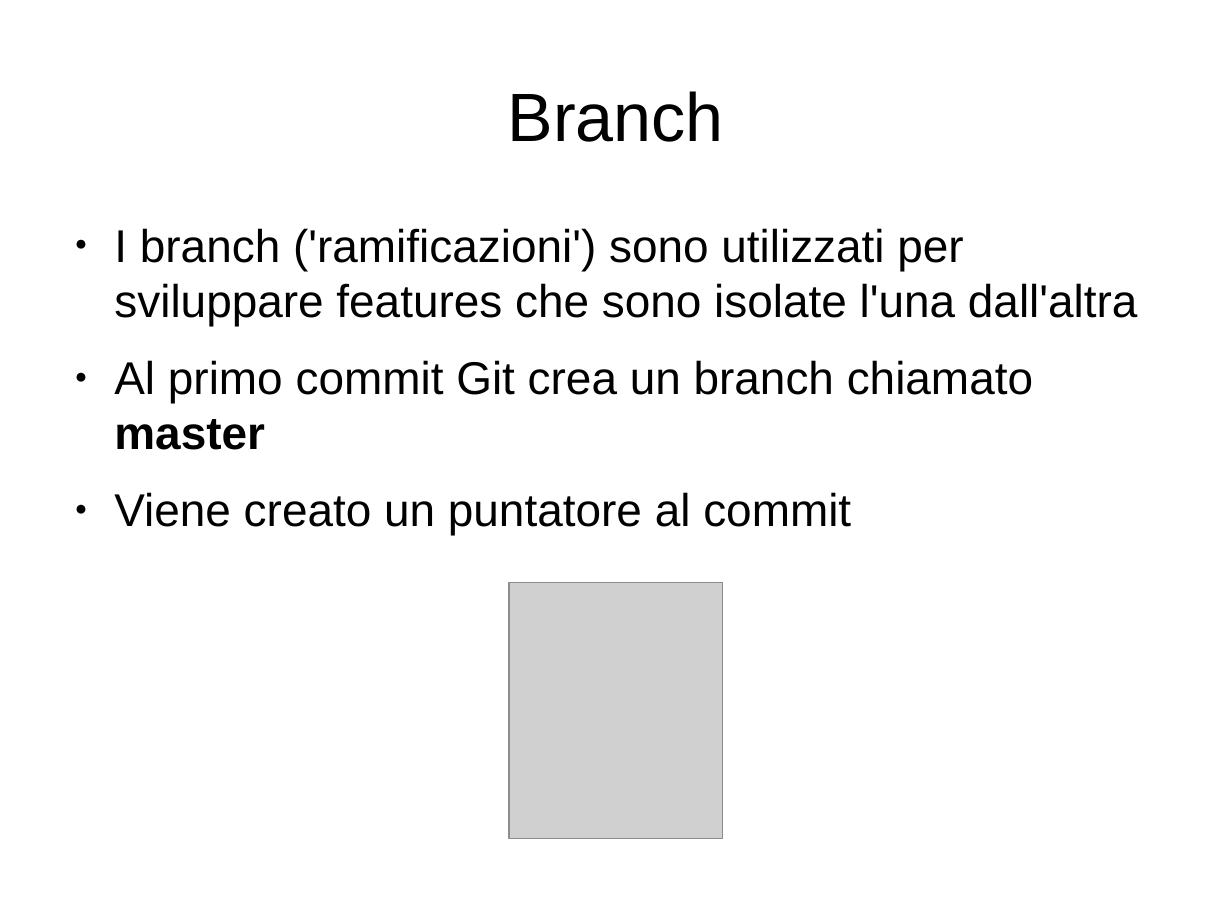
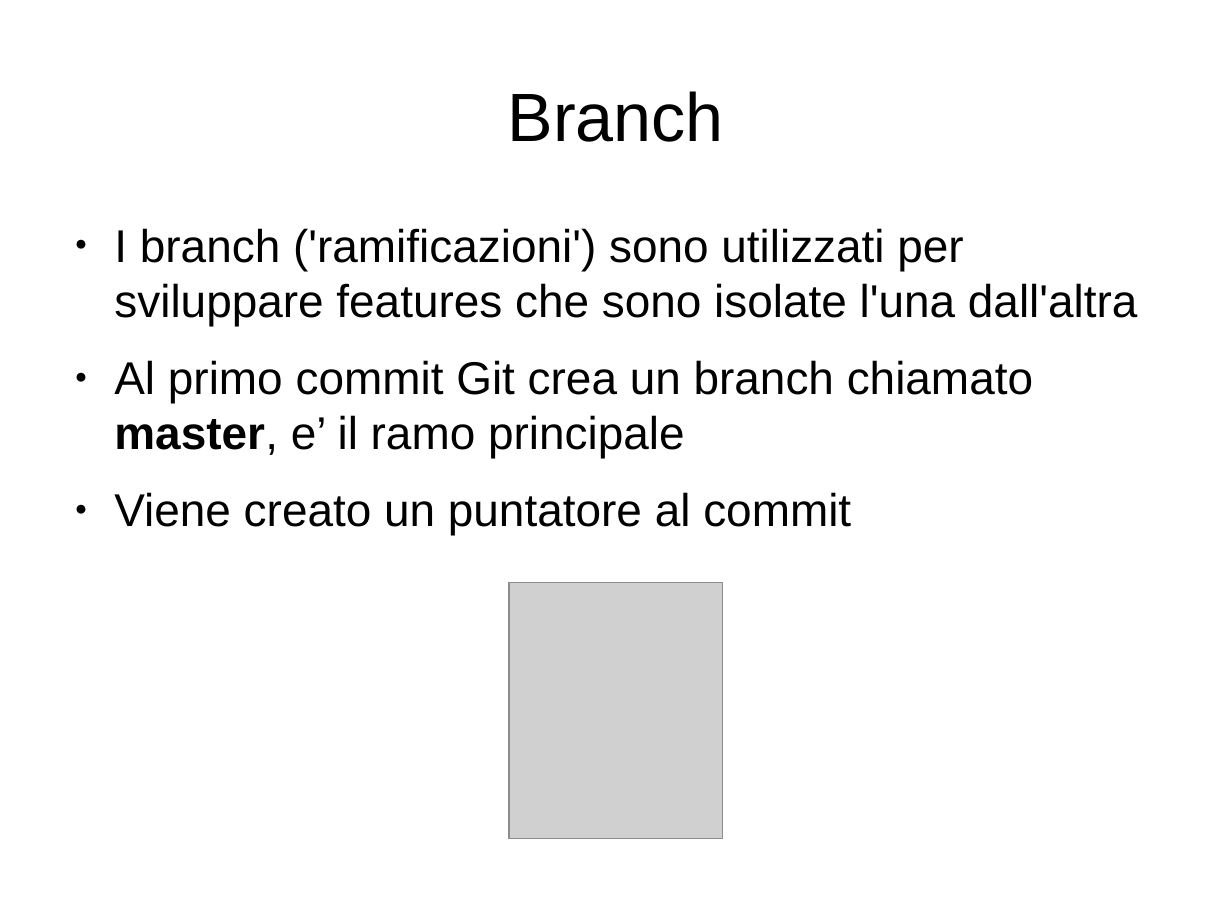
Before and after one commit to lucamariani/corso_diapositive, a slide deck: slide 17 of lez1.odp (slide 15 before the commit). Drawn at 1232x924 pixels with LibreOffice and Linux fonts; fonts in the diff are those of the drawing; grey boxes stand for pictures. Boxes give left, top, right and bottom in pixels: in the first picture for what was removed or moved away, otherwise in the second. Text is boxed around its words. In the diff, an @@ line names an element or a change of style, - is before the commit and + after.

```diff
--- a/lez1.odp
+++ b/lez1.odp
@@ text at (x1=114, y1=360, x2=1033, y2=458): text changed @@
-● Al primo commit Git crea un branch chiamato master
+● Al primo commit Git crea un branch chiamato master, e’ il ramo principale
```
Also in this commit, not shown: 9 other slides changed, 3 slides added, 2 other files.
